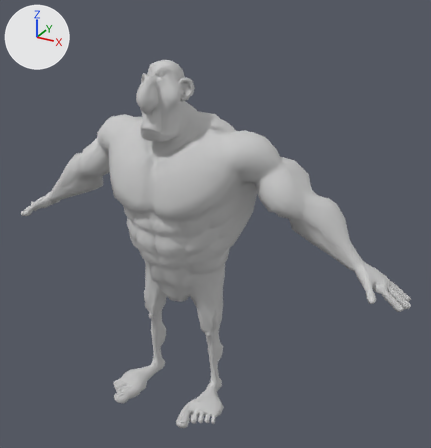
Two versions of the FBX model Assets/Geometry/Indian01.FBX, one commit apart.
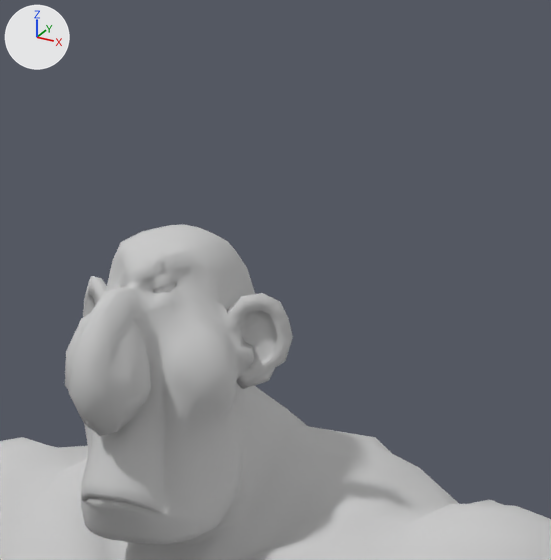
There are two pictures of each version: one whole from a camera (50 mm lens) standing at (4.41, -6.88, 6.51) and looking at (0.5, 0.23, 2.95), one close up on the part from 28% to 61% of the width and 1% to 33% of the height. Every picture has the same lights, and +X, +Y and +Z are marked at upper left. Where no turn or scale is listed for an object, it has been applied to the vertices.

The scene before the commit, as lines of its bpy script (objects in view):
```python
me_mesh = bpy.data.meshes.new('Mesh')
me_mesh.from_pydata(...)  # 6761 vertices, 13412 faces; spans x -134.0..134.0, y -37.0..37.0, z -105.0..105.0
me_mesh.materials.append(mat_indian01)  # its picture is missing
ob_objtqlo01 = bpy.data.objects.new('objTQLO01', me_mesh)
ob_objtqlo01.location = (0.0, -0.085, 2.661)
ob_objtqlo01.rotation_euler = (3.142, 0.0, 0.0)  # degrees (180, 0, 0)
ob_objtqlo01.scale = (-0.0254, -0.0254, -0.0254)
```
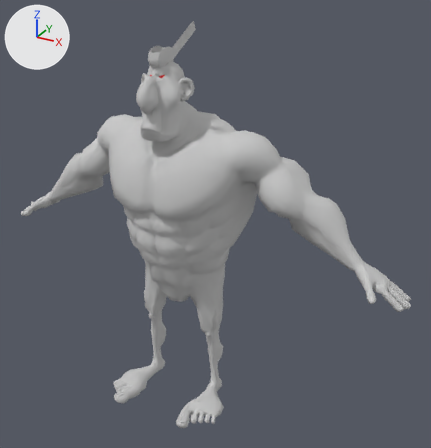
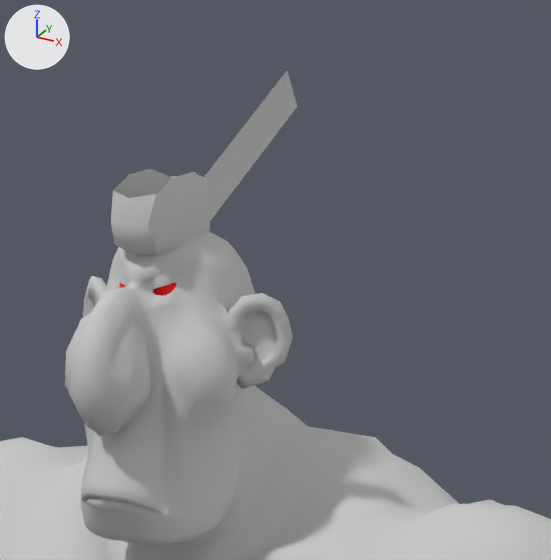
Diff of the bpy script that builds the scene:
```diff
--- a/Assets/Geometry/Indian01.FBX.py
+++ b/Assets/Geometry/Indian01.FBX.py
@@ mat_indian_eyes @@
+mat_indian_eyes = principled_material('Indian_eyes')
+mat_indian_eyes.base_color = (1.0, 0.0, 0.0)  # red #ff0000
+mat_indian_eyes.roughness = 0.859
@@ mat_indian_hair @@
+mat_indian_hair = principled_material('Indian_Hair')
+mat_indian_hair.base_color = (0.588, 0.588, 0.588)  # light grey #cacaca
+mat_indian_hair.roughness = 0.859
@@ me_mesh_003 @@
+me_mesh_003.from_pydata(...)  # 79 vertices, 136 faces; spans x -4.21..4.21, y -14.05..-10.03, z 96.58..100.52
+me_mesh_003.materials.append(mat_indian_eyes)  # red #ff0000
@@ me_mesh_1 @@
+me_mesh_1.from_pydata(...)  # 42 vertices, 72 faces; spans x -4.3..4.2, y -1.9..8.1, z -7.4..8.1
+me_mesh_1.materials.append(mat_indian_hair)  # light grey #cacaca
@@ me_mesh_001 @@
+me_mesh_001.from_pydata([(0.0, 0.015, -0.072), (-0.006, 0.71, 0.299), (0.0, -0.054, 0.056), (-0.005, 0.642, 0.427)], [], [(0, 1, 3), (3, 2, 0)])
+me_mesh_001.materials.append(mat_indian01)  # its picture is missing
@@ ob_indian_eyes @@
+ob_indian_eyes = bpy.data.objects.new('indian_Eyes', me_mesh_003)
+ob_indian_eyes.location = (0.0, -0.085, 2.661)
+ob_indian_eyes.rotation_euler = (3.142, 0.0, 0.0)  # degrees (180, 0, 0)
+ob_indian_eyes.scale = (-0.0254, -0.0254, -0.0254)
@@ ob_indian_hair @@
+ob_indian_hair = bpy.data.objects.new('indian_Hair', me_mesh_1)
+ob_indian_hair.location = (0.0, -0.299, 5.316)
+ob_indian_hair.rotation_euler = (1.571, 0.0, 0.0)  # degrees (90, 0, 0)
+ob_indian_hair.scale = (0.0254, 0.0254, 0.0254)
@@ ob_indian_feather @@
+ob_indian_feather = bpy.data.objects.new('indian_Feather', me_mesh_001)
+ob_indian_feather.location = (0.0, -0.122, 5.349)
```

Location of each change, (x1, y1, x2, y2) in pixels of the close-ups (551 x 560 px):
'indian_Hair', added: after (111, 169, 210, 256)
'indian_Feather', added: after (204, 71, 297, 221)
'indian_Eyes', added: after (120, 282, 176, 296)
